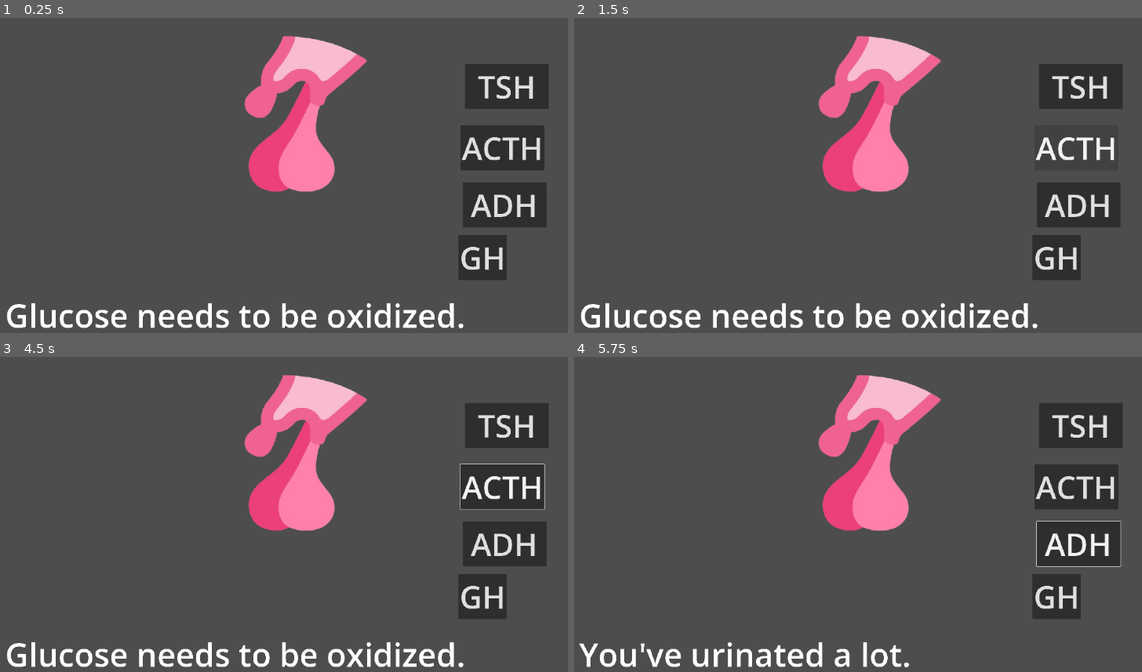
Above: before the commit, frames 1-4 (two rows, left to right).
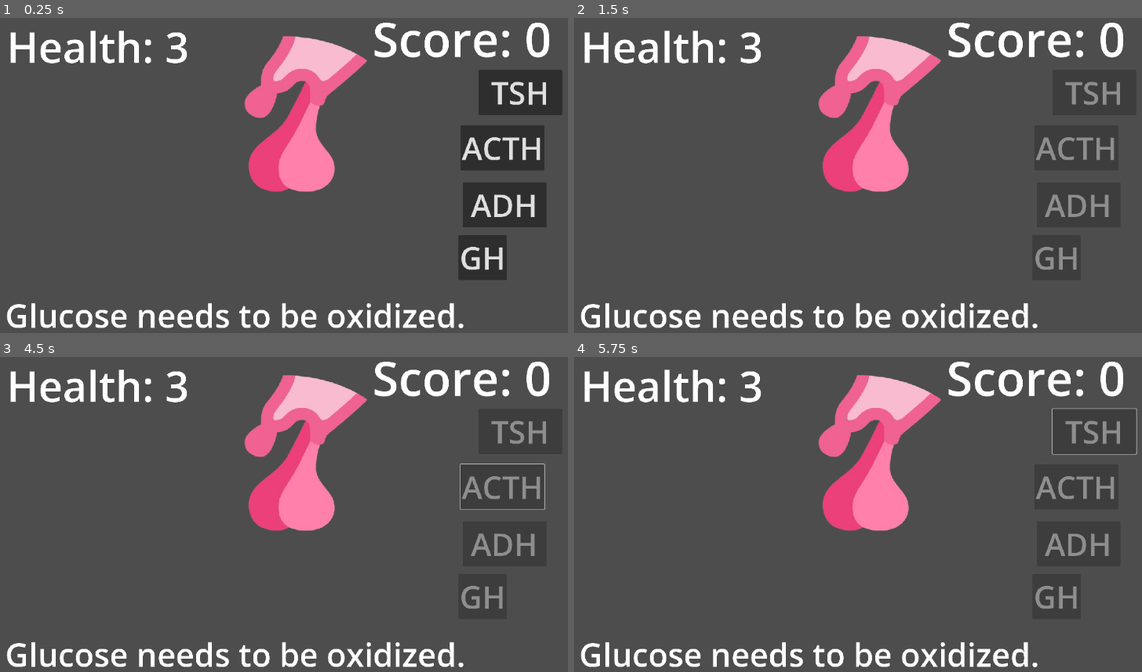
Above: after the commit, the same moments.

Repository: NileKnight1/hormonal-coordination
Game: Godot game, scene res://scenes/pituitary.tscn
Same seed, same stepped clock (60 frames per second), same inputs: the game is played once before the commit and once after it. This scene is started directly instead of the project's main scene.
Inputs (mouse positions are in pixels of both pictures, inside the frame that each line leads up to):
- Up to frame 1 (0.25 s): no input
- Up to frame 2 (1.5 s): click "GH" at 0.5 s; click (1073, 147) at 1.25 s, where only the run before the commit has a clickable "ACTH"
- Up to frame 3 (4.5 s): click (505, 542) at 2 s, where only the run before the commit has a clickable "ADH"; click (505, 426) at 2.75 s, where only the run before the commit has a clickable "TSH"; tap Enter at 3.5 s; move the mouse to (437, 498) at 3.52 s; hold Right 3.53-4.28 s; tap Alt at 3.6 s; click (437, 498) at 3.67 s; tap Space at 4.25 s; move the mouse to (176, 533) at 4.27 s; hold Down from 4.28 s (still down); tap Shift at 4.35 s
- Up to frame 4 (5.75 s): tap Enter at 5 s; move the mouse to (937, 438) at 5.02 s; release Down at 5.03 s; hold Right from 5.03 s (still down); tap Alt at 5.1 s

The runs differ from the first frame. In frame 1, 4.0% of the frame differs, in the area x 1-100%, y 1-31%; in frame 2, 4.4%; in frame 3, 4.3%; in frame 4, 7.5%, in the area x 0-100%, y 1-99%.

Commit message:
Upgraded pituitary gland, added scoring system, and adjusted flow of pressing, added health

Diff:
--- a/scenes/pituitary.tscn
+++ b/scenes/pituitary.tscn
@@ -5,6 +5,11 @@
 
 [node name="Node2D" type="Node2D" unique_id=181875309]
 script = ExtResource("1_gn2em")
+
+[node name="general" type="Timer" parent="." unique_id=1996419799]
+
+[node name="timer" type="Timer" parent="." unique_id=1509881280]
+wait_time = 30.0
 
 [node name="ImageRemovebgPreview" type="Sprite2D" parent="." unique_id=2139273411]
 position = Vector2(11, -117)
@@ -51,10 +56,10 @@
 
 [node name="tsh" type="Button" parent="Control" unique_id=73022777]
 layout_mode = 0
-offset_left = 303.0
-offset_top = -209.0
-offset_right = 585.0
-offset_bottom = -57.0
+offset_left = 328.00003
+offset_top = -198.0
+offset_right = 610.0
+offset_bottom = -46.0
 scale = Vector2(0.545, 0.545)
 theme_override_font_sizes/font_size = 105
 text = "TSH"
@@ -69,6 +74,27 @@
 theme_override_font_sizes/font_size = 125
 text = "Player is nothing."
 
+[node name="score" type="Label" parent="Control" unique_id=171414759]
+layout_mode = 0
+offset_left = 133.00002
+offset_top = -316.00003
+offset_right = 761.86597
+offset_bottom = -70.00003
+scale = Vector2(0.485, 0.485)
+theme_override_font_sizes/font_size = 180
+text = "Score: 0 "
+
+[node name="health" type="Label" parent="Control" unique_id=663227270]
+layout_mode = 0
+offset_left = -539.0
+offset_top = -294.0
+offset_right = 187.0
+offset_bottom = -48.0
+scale = Vector2(0.45, 0.45)
+theme_override_font_sizes/font_size = 172
+text = "Health: 3"
+
+[connection signal="timeout" from="timer" to="." method="_on_timer_timeout"]
 [connection signal="button_down" from="Control/gh" to="." method="_on_gh_button_down"]
 [connection signal="button_down" from="Control/acth" to="." method="_on_acth_button_down"]
 [connection signal="button_down" from="Control/adh" to="." method="_on_adh_button_down"]
--- a/scripts/pituitary.gd
+++ b/scripts/pituitary.gd
@@ -1,7 +1,19 @@
 extends Node2D
 
 @onready var status = $Control/status
+@onready var timer = $timer
+@onready var g_timer = $general
+
+@onready var b1 = $Control/gh
+@onready var b2 = $Control/acth
+@onready var b3 = $Control/adh
+@onready var b4 = $Control/tsh
+
+var hardness = 0
 var choosen = -1
+var score = 0
+var health = 3
+var temp_time = -1
 
 func _ready() -> void:
 	run()
@@ -53,24 +65,71 @@
 			3:
 				status.text = list_gh[tempy]
 
-		await get_tree().create_timer(5).timeout
+		timer.start()
+		await timer.timeout
+
 
 		if choosen != tempx:
-			fail()
+			health -= 1
+			$Control/health.text = "Health: " + str(health)
+		else:
+			print(temp_time)
+			if temp_time > 3:
+				score += 3
+			elif temp_time > 1.5:
+				score += 2
+			elif temp_time > 0:
+				score += 1
 
+		if health == 0:
+			death()
+
+
+		b1.disabled = 0
+		b2.disabled = 0
+		b3.disabled = 0
+		b4.disabled = 0
+
+		$Control/score.text = "Score: " + str(score)
+
+		print("Score:")
+		print(score)
 		choosen = -1
+		temp_time = -1
 
-func fail():
-	print("failed")
+func death():
+	print("death")
+
+func pressed():
+	#print(int(timer.time_left))
+
+	b1.disabled = 1
+	b2.disabled = 1
+	b3.disabled = 1
+	b4.disabled = 1
+
+	temp_time = timer.time_left
+	#timer.emit_signal("timeout")
+	#timer.stop()
+
 
 func _on_adh_button_down() -> void:
 	choosen = 0
+	pressed()
 
 func _on_tsh_button_down() -> void:
 	choosen = 1
+	pressed()
 
 func _on_acth_button_down() -> void:
 	choosen = 2
+	pressed()
 
 func _on_gh_button_down() -> void:
 	choosen = 3
+	pressed()
+
+
+
+func _on_timer_timeout() -> void:
+	hardness += 1
